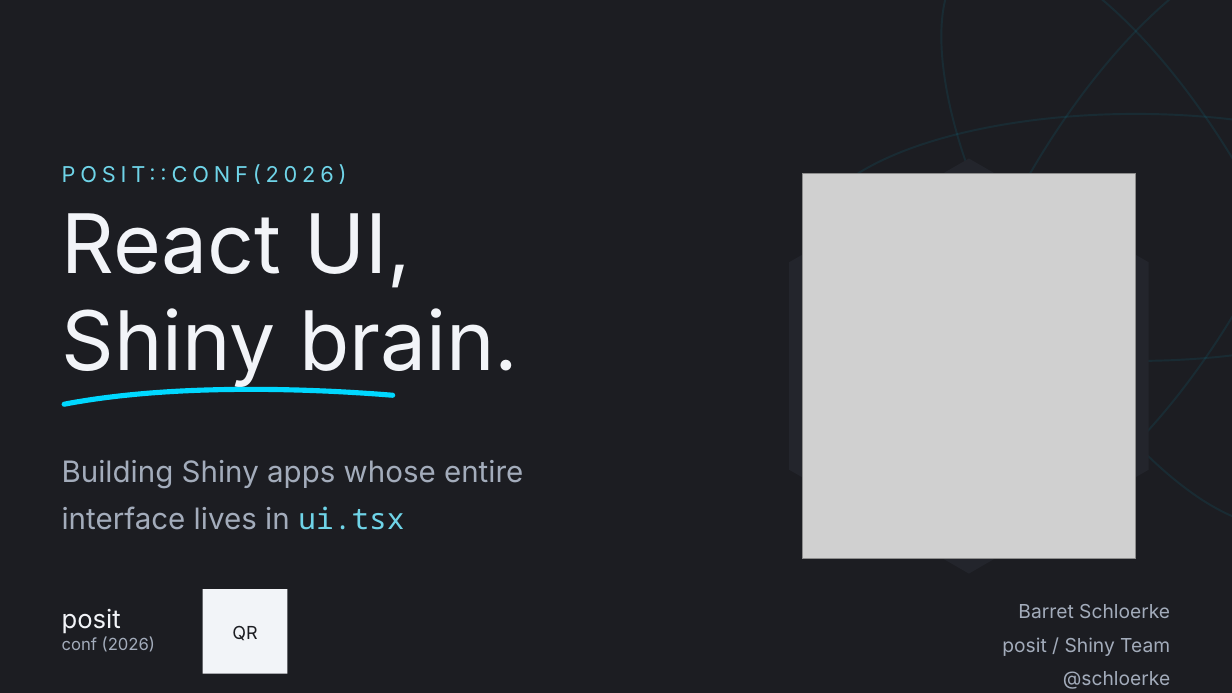
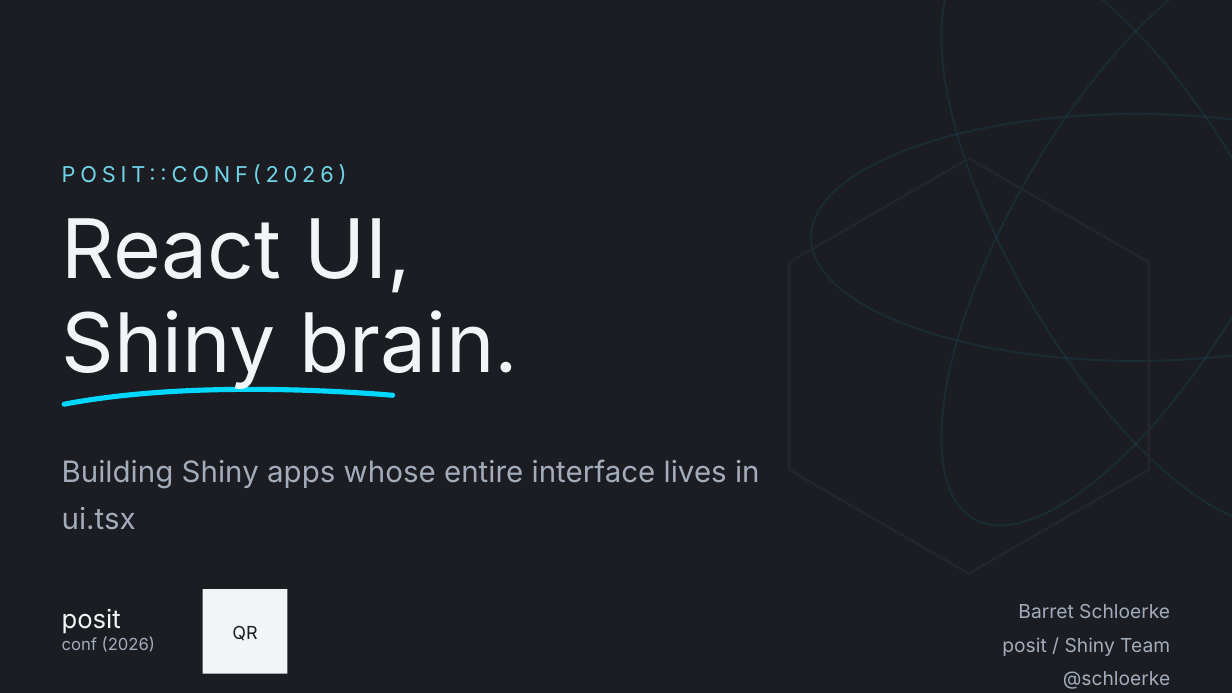
Before and after one commit to schloerke/presentation-2026-09-15-posit-conf-shinyreact, a slide deck: slide 1 of theme/shinyreact-dark.pptx. Drawn at 1232x693 pixels with LibreOffice and Linux fonts; fonts in the diff are those of the drawing; grey boxes stand for pictures; background and template pictures are left out. Boxes give left, top, right and bottom in pixels: in the first picture for what was removed or moved away, otherwise in the second. Text is boxed around its words. In the diff, an @@ line names an element or a change of style, - is before the commit and + after.

Commit message:
Rebuild Keynote theme around master slides
Keynote's Save Theme captures master slides and discards content slides. The
first build drew the design on slides, so a presentation started from the theme
got the background colour and nothing else.

Every design element now lives on a slide layout (Keynote imports these as
masters) and every editable region is a real <p:ph> placeholder whose list
style carries the styling, so text typed on a fresh slide keeps the design.

- cyan bar bullet lives in the placeholder list style, as a bullet character
  rather than a drawn shape, so it stays aligned when a bullet wraps
- section number's 22% alpha likewise moved into the list style
- hex behind the logo is a stroked outline, not a fill: the logo PNG has its
  own #1C1D22 hex baked in, and a fill behind it showed as a mismatched patch

preview/master-N-blank.png is the regression check - a fresh slide from each
master, which is what a theme user actually gets.

```diff
--- a/theme/shinyreact-dark.pptx
+++ b/theme/shinyreact-dark.pptx
@@ ellipse removed at (x1=867, y1=0, x2=1232, y2=580) @@
@@ ellipse removed at (x1=867, y1=0, x2=1232, y2=580) @@
@@ ellipse added at (x1=867, y1=0, x2=1232, y2=580), outline #00D8FF 1.5 pt @@
@@ ellipse added at (x1=867, y1=0, x2=1232, y2=580), outline #00D8FF 1.5 pt @@
@@ ellipse removed at (x1=811, y1=114, x2=1232, y2=360) @@
@@ ellipse added at (x1=811, y1=114, x2=1232, y2=360), outline #00D8FF 1.5 pt @@
@@ freeform shape removed at (x1=789, y1=159, x2=1149, y2=574) @@
@@ freeform shape added at (x1=789, y1=159, x2=1149, y2=574), outline #23252C 2 pt @@
@@ picture removed at (x1=802, y1=174, x2=1136, y2=559) @@
@@ title at (x1=62, y1=218, x2=518, y2=389): text changed @@
-React UI,
-Shiny brain.
+React UI,
+Shiny brain.
@@ freeform shape removed at (x1=64, y1=389, x2=393, y2=404) @@
@@ freeform shape added at (x1=64, y1=389, x2=393, y2=404), outline #00D8FF 4 pt @@
@@ text at (x1=62, y1=459, x2=760, y2=530): text changed @@
-Building Shiny apps whose entire
-interface lives in ui.tsx
+Building Shiny apps whose entire interface lives in ui.tsx
```
Also in this commit, not shown: 4 other slides changed, 14 other files.
